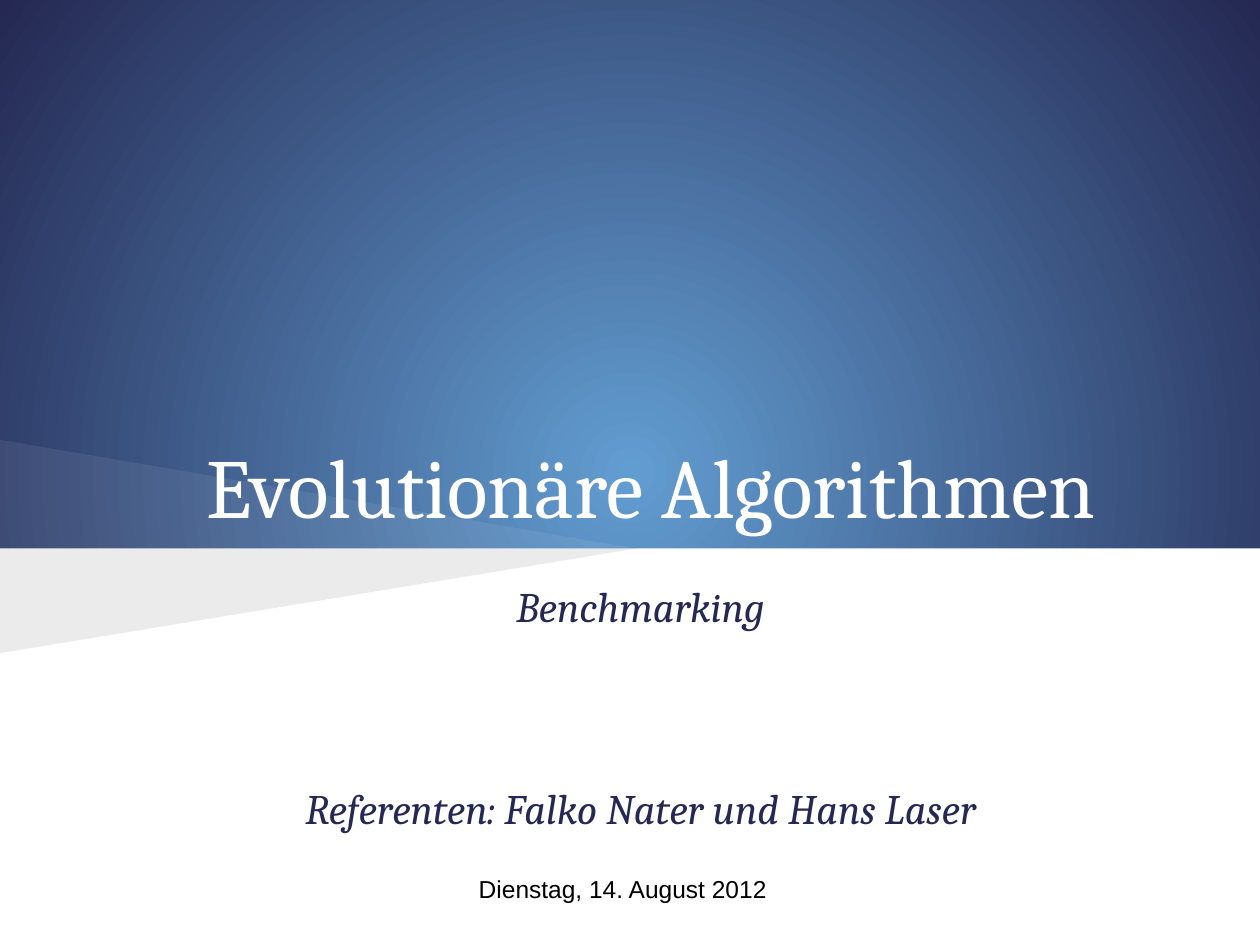
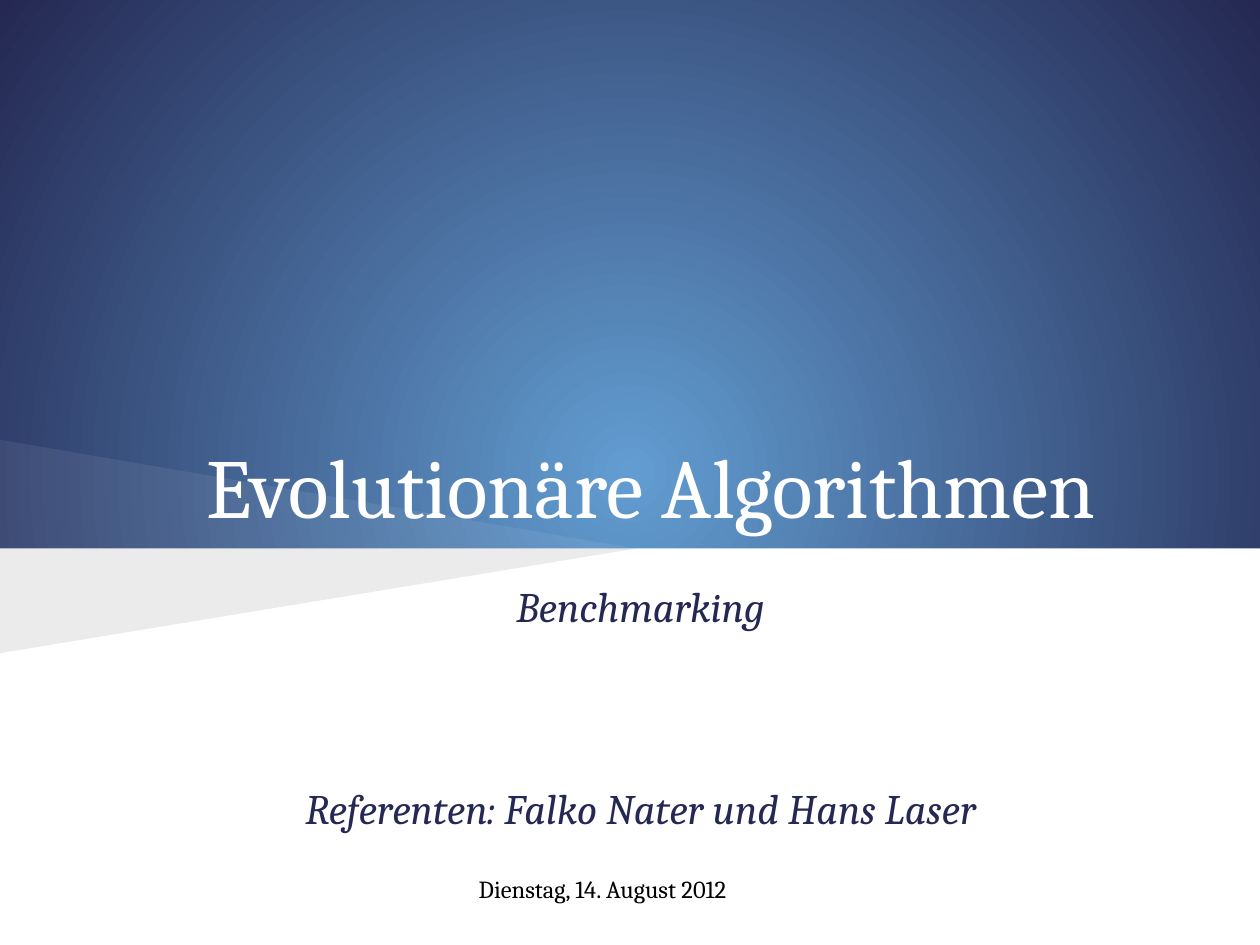
Before and after one commit to FalkoHilbert/evolotionaere-algorithmen, a slide deck: slide 1 of evolotionaereAlgorithmen/trunk/SystemOfEquations/Ergebnisse/Präsi/Einführung.pptx. Drawn at 1260x945 pixels with LibreOffice and Linux fonts; fonts in the diff are those of the drawing; background and template pictures are left out. Boxes give left, top, right and bottom in pixels: in the first picture for what was removed or moved away, otherwise in the second. Text is boxed around its words. In the diff, an @@ line names an element or a change of style, - is before the commit and + after.

```diff
--- a/evolotionaereAlgorithmen/trunk/SystemOfEquations/Ergebnisse/Präsi/Einführung.pptx
+++ b/evolotionaereAlgorithmen/trunk/SystemOfEquations/Ergebnisse/Präsi/Einführung.pptx
@@ text "Dienstag, 14. August 2012" at (479, 881, 726, 904): font Arial to Cambria @@
```
Also in this commit, not shown: 7 other slides changed, 3 slides added.
